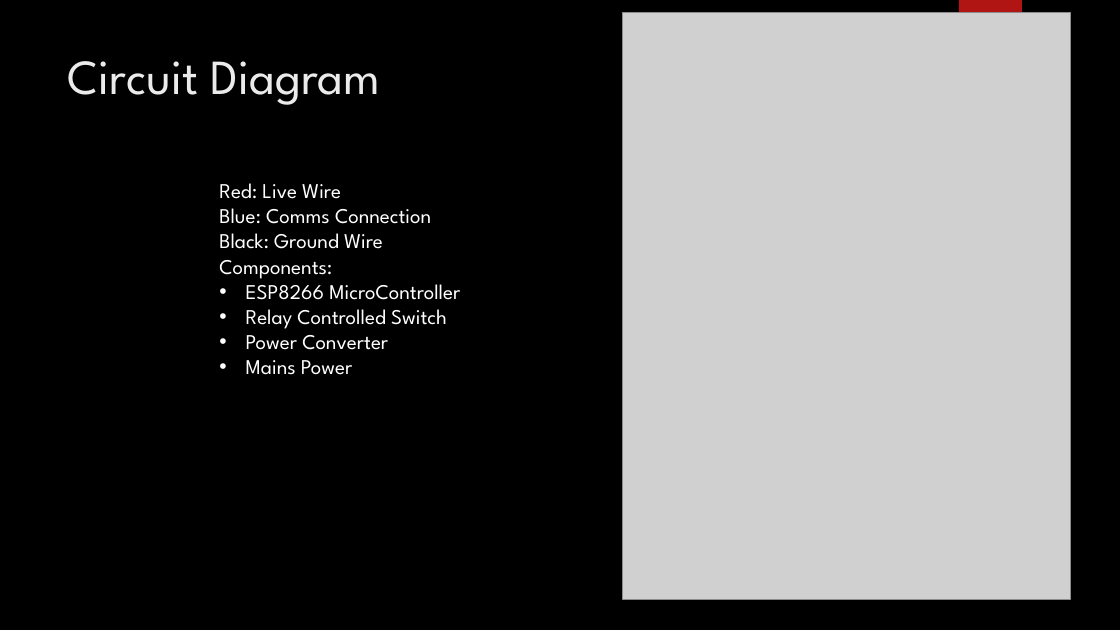
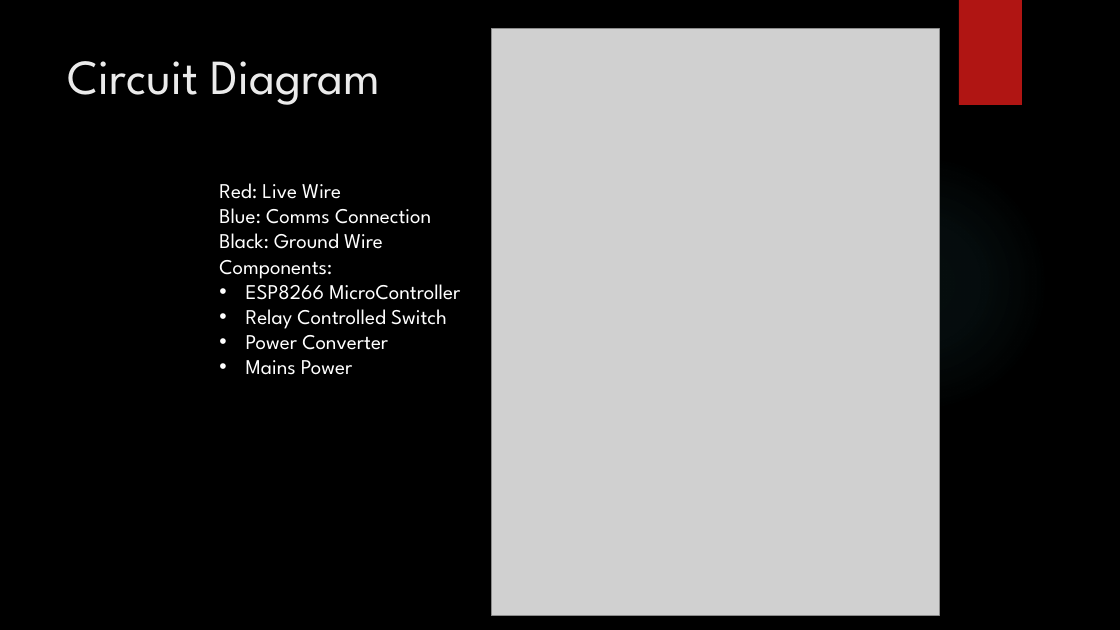
Before and after one commit to cammatth2001/HomeAutomation, a slide deck: slide 3 of HomeAutomation.pptx. Drawn at 1120x630 pixels with LibreOffice and Linux fonts; fonts in the diff are those of the drawing; grey boxes stand for pictures; background and template pictures are left out. Boxes give left, top, right and bottom in pixels: in the first picture for what was removed or moved away, otherwise in the second. Text is boxed around its words. In the diff, an @@ line names an element or a change of style, - is before the commit and + after.

```diff
--- a/HomeAutomation.pptx
+++ b/HomeAutomation.pptx
@@ picture: place and size @@
-picture at [623, 13, 1070, 599]
+picture at [492, 29, 939, 615]
@@ ellipse added at [791, 154, 1049, 413], fill gradient #50B9C1 @@
```
Also in this commit, not shown: 3 other slides changed, 1 other file.
